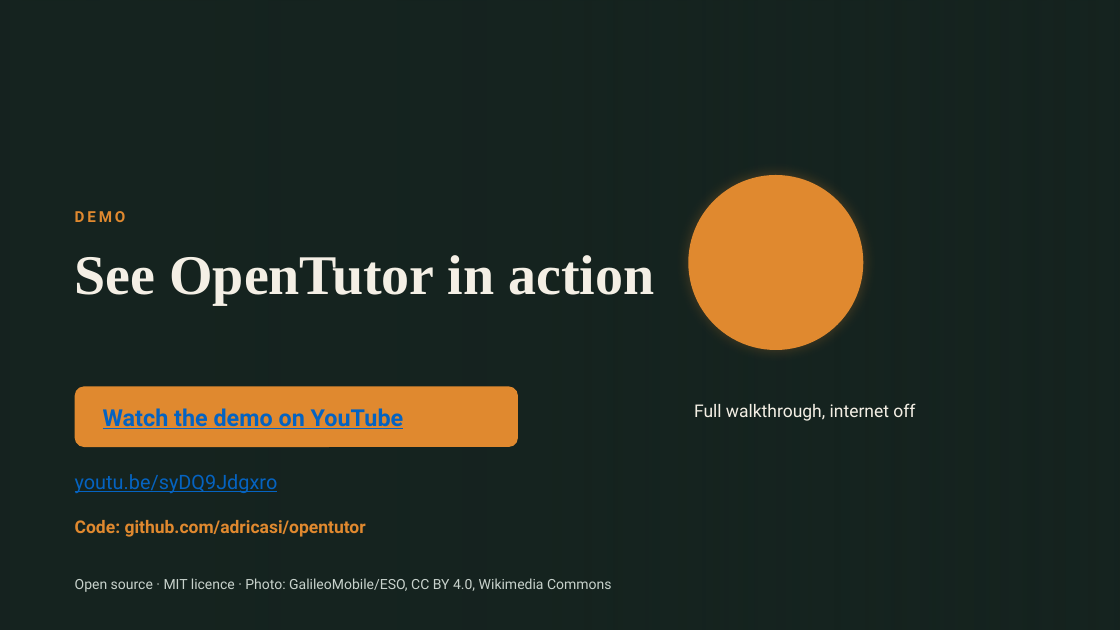
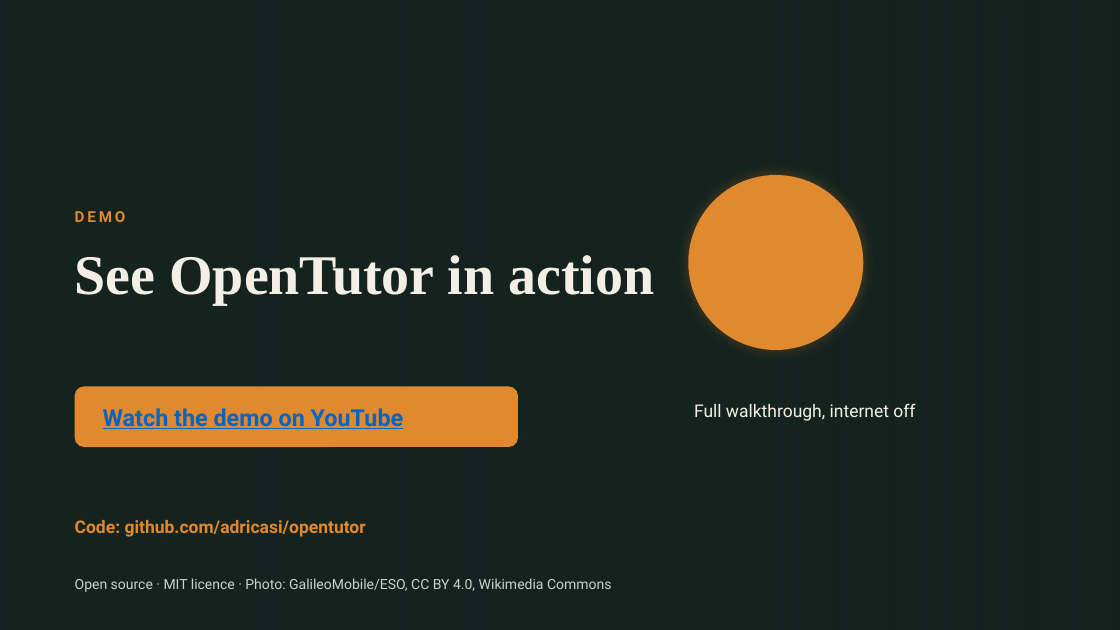
Before and after one commit to adricasi/OpenTutor, a slide deck: slide 4 of docs/hackathon/OpenTutor_in_5_slides.pptx. Drawn at 1120x630 pixels with LibreOffice and Linux fonts; fonts in the diff are those of the drawing; background and template pictures are left out. Boxes give left, top, right and bottom in pixels: in the first picture for what was removed or moved away, otherwise in the second. Text is boxed around its words. In the diff, an @@ line names an element or a change of style, - is before the commit and + after.

```diff
--- a/docs/hackathon/OpenTutor_in_5_slides.pptx
+++ b/docs/hackathon/OpenTutor_in_5_slides.pptx
@@ text removed at <box>75,474,278,493</box> @@
-youtu.be/syDQ9Jdgxro
```
